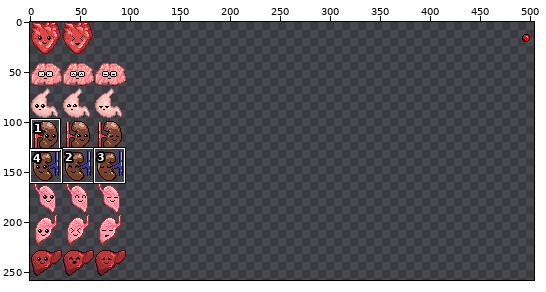
File history of a sprite sheet, organ/organs.png. The picture above shows the old version from afar; the outline marks the close-up.
Close-up. Earlier state:
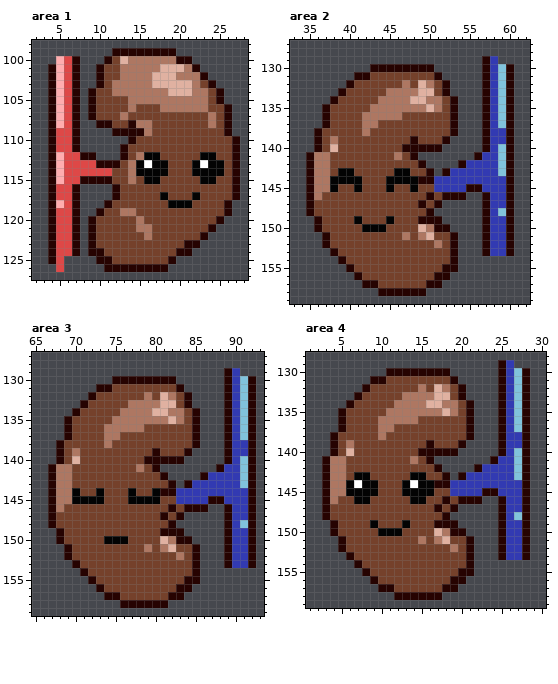
The file is 512x512 pixels. Pixels under 10% opacity are left out. Colours within 5 levels of each other are drawn and written as one. Shown: area 1: x 2..28, y 98..127; area 2: x 33..62, y 127..159; area 3: x 65..93, y 127..159; area 4: x 1..30, y 128..159. The wide view leaves out empty margins. The commit also changed other parts of the picture, which this record leaves out.
After:
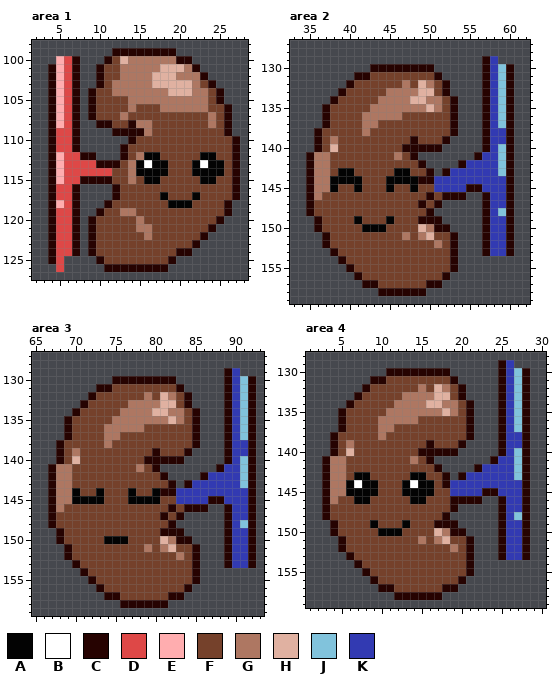
Palette (. is transparent): A #030303  B #ffffff  C #260301  D #de4847  E #ffadaf  F #75412b  G #ae7762  H #e0b1a1  J #81c3dc  K #323ab2
The exact change:
Area 1:
Colour F replaces colour C in row 123 at x 21; in row 124 at x 10; in row 125 at x 11.
Area 2:
Colour F replaces colour C in row 155 at x 52; in row 156 at x 51.
Area 3:
Colour F replaces colour C in row 155 at x 84; in row 156 at x 83.
Area 4:
Colour C replaces colour F in row 146 at x 19.
Colour F replaces colour C in row 144 at x 17; in row 146 at x 18; in row 147 at x 17; in row 155 at x 20; in row 156 at x 19.
Pixel boxes of the changes (left, top, right, bottom) in both close-ups:
changed: (184, 240, 192, 248)
changed: (96, 248, 112, 264)
changed: (434, 264, 450, 280)
changed: (176, 576, 192, 592)
changed: (434, 480, 458, 512)
changed: (450, 568, 466, 584)
